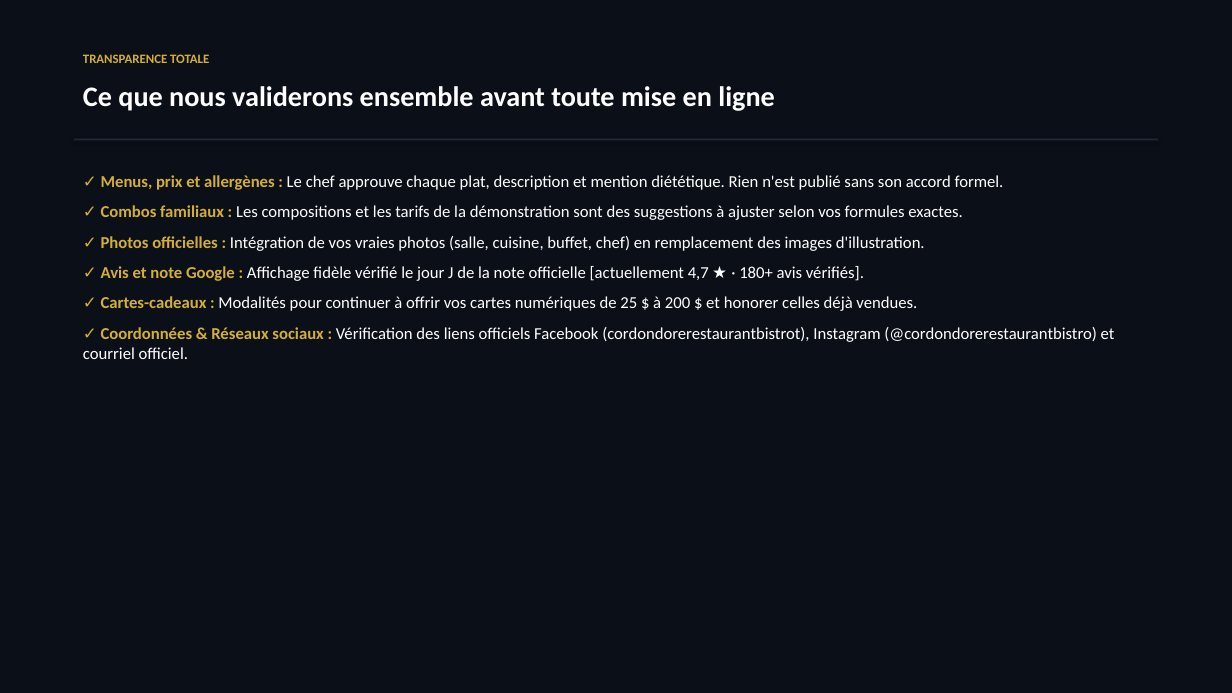
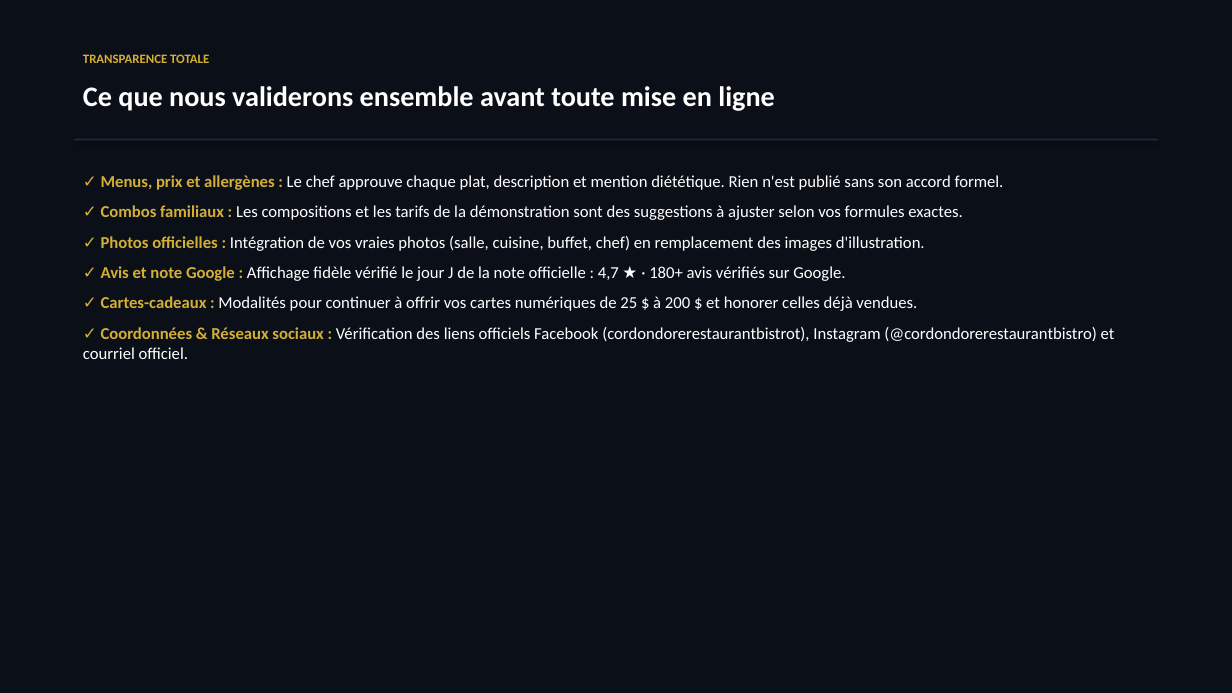
Before and after one commit to JopPank/le-cordon-dore, a slide deck: slide 5 of Presentation-Le-Cordon-Dore.pptx. Drawn at 1232x693 pixels with LibreOffice and Linux fonts; fonts in the diff are those of the drawing. Boxes give left, top, right and bottom in pixels: in the first picture for what was removed or moved away, otherwise in the second. Text is boxed around its words. In the diff, an @@ line names an element or a change of style, - is before the commit and + after.

```diff
--- a/Presentation-Le-Cordon-Dore.pptx
+++ b/Presentation-Le-Cordon-Dore.pptx
@@ text at <box>101,266,845,281</box>: text changed @@
-✓ Avis et note Google : Affichage fidèle vérifié le jour J de la note officielle [actuellement 4,7 ★ · 180+ avis vérifiés].
+✓ Avis et note Google : Affichage fidèle vérifié le jour J de la note officielle : 4,7 ★ · 180+ avis vérifiés sur Google.
```
Also in this commit, not shown: 7 other slides changed, 13 other files.
